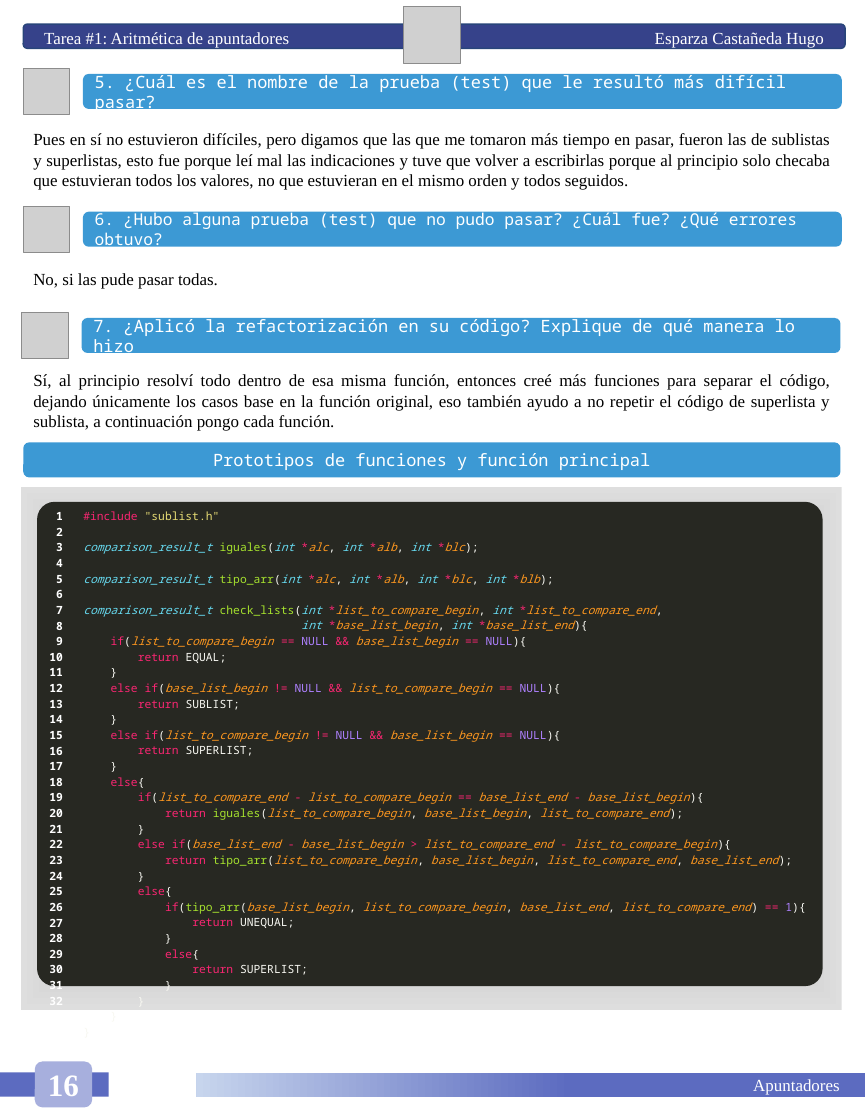
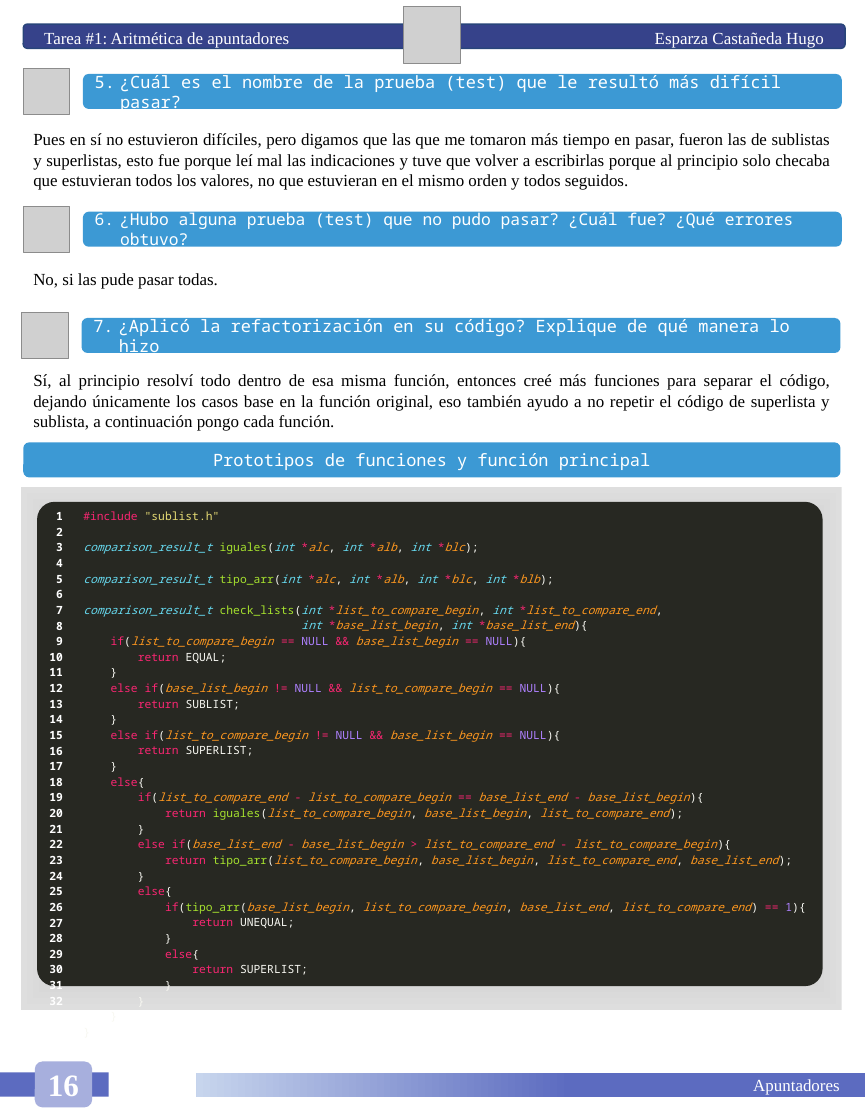
Before and after one commit to HugoEsparzaC/Libreta-Estructuras-II, a slide deck: slide 22 of Libreta Estructuras de Datos II.pptx. Drawn at 865x1120 pixels with LibreOffice and Linux fonts; fonts in the diff are those of the drawing; grey boxes stand for pictures. Boxes give left, top, right and bottom in pixels: in the first picture for what was removed or moved away, otherwise in the second. Text is boxed around its words. In the diff, an @@ line names an element or a change of style, - is before the commit and + after.

```diff
--- a/Libreta Estructuras de Datos II.pptx
+++ b/Libreta Estructuras de Datos II.pptx
@@ text in rounded rectangle at [120,72,781,113]: text changed @@
-5. ¿Cuál es el nombre de la prueba (test) que le resultó más difícil pasar?
+5. ¿Cuál es el nombre de la prueba (test) que le resultó más difícil pasar?
@@ text in rounded rectangle at [120,211,793,250]: text changed @@
-6. ¿Hubo alguna prueba (test) que no pudo pasar? ¿Cuál fue? ¿Qué errores obtuvo?
+6. ¿Hubo alguna prueba (test) que no pudo pasar? ¿Cuál fue? ¿Qué errores obtuvo?
@@ text in rounded rectangle at [119,316,790,357]: text changed @@
-7. ¿Aplicó la refactorización en su código? Explique de qué manera lo hizo
+7. ¿Aplicó la refactorización en su código? Explique de qué manera lo hizo
```
Also in this commit, not shown: 13 other slides changed, 15 slides added, 1 other file.
